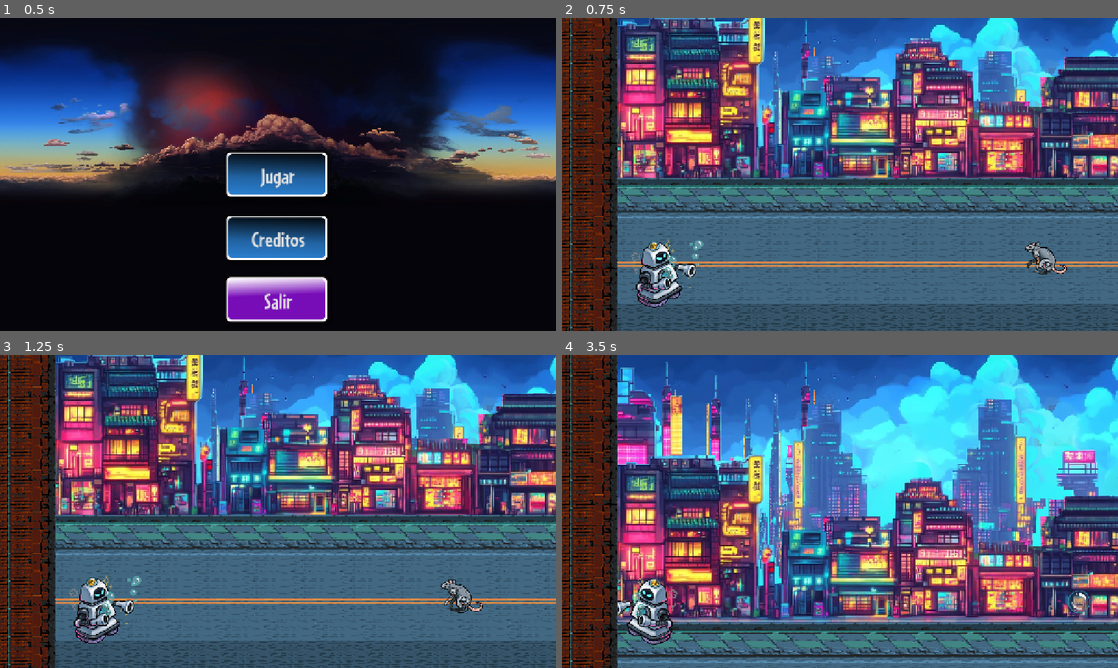
Above: before the commit, frames 1-4 (two rows, left to right).
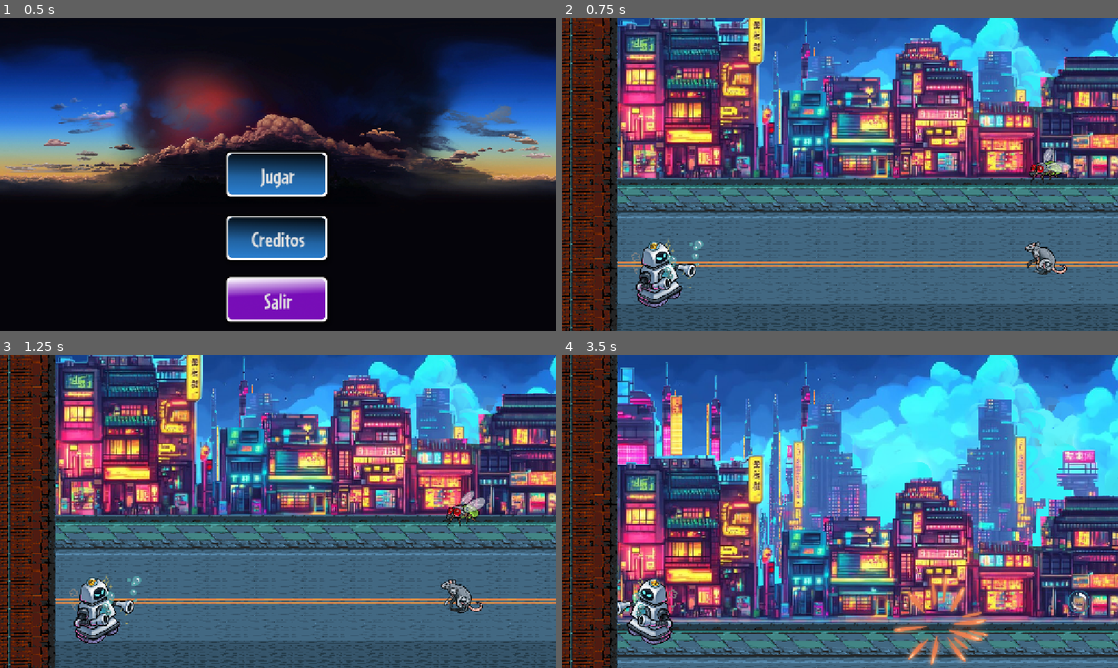
Above: after the commit, the same moments.

Repository: asdrome/bubbletron
Game: Godot game, scene res://Escenas/main.tscn
The game is run twice, just before and just after one commit, with the same random seed, the same clock (stepped at 60 frames per second) and the same inputs.
Inputs (mouse positions are in pixels of both pictures, inside the frame that each line leads up to):
- Up to frame 1 (0.5 s): no input
- Up to frame 2 (0.75 s): click "Jugar" at 0.5 s
- Up to frame 3 (1.25 s): no input
- Up to frame 4 (3.5 s): move the mouse to (812, 574) at 1.27 s; press the mouse at (812, 574) at 1.28 s; hold W (up) 1.28-2.78 s; move the mouse to (1006, 558) at 2.02 s; release the mouse at (1006, 558) at 2.03 s; tap Shift (spin) at 2.1 s; move the mouse to (673, 464) at 2.77 s; press the mouse at (673, 464) at 2.78 s; hold A (left) from 2.78 s (still down)

Frame 1 is identical in both runs. In frame 2, 0.4% of the frame differs, in the area x 84-92%, y 41-53%; in frame 3, 0.4%; in frame 4, 1.5%, in the area x 59-77%, y 70-100%.

Commit message:
Agregado mosca con animación
Se agrego animación de vuelo y destrucción de la mosca.

Diff:
--- a/Escenas/Escenarios/Dia.tscn
+++ b/Escenas/Escenarios/Dia.tscn
@@ -7,6 +7,7 @@
 [ext_resource type="Texture2D" uid="uid://extycocu65f8" path="res://Assets/Escenarios/Background_02.png" id="5_4rv1k"]
 [ext_resource type="Texture2D" uid="uid://c2dnbiqj1726k" path="res://Assets/Escenarios/tileset.png" id="6_4rv1k"]
 [ext_resource type="PackedScene" uid="uid://1n23g0d8jcth" path="res://Escenas/Personajes/rata.tscn" id="8_ewmbd"]
+[ext_resource type="PackedScene" uid="uid://blkskmetukdso" path="res://Escenas/Personajes/mosca.tscn" id="8_f6863"]
 
 [sub_resource type="TileSetAtlasSource" id="TileSetAtlasSource_4u4cl"]
 resource_name = "Calle"
@@ -625,4 +626,7 @@
 [node name="CollisionShape2D" type="CollisionShape2D" parent="CanvasGroup/LeftBound"]
 shape = SubResource("WorldBoundaryShape2D_4u4cl")
 
+[node name="Mosca" parent="." instance=ExtResource("8_f6863")]
+position = Vector2(1015, 176)
+
 [connection signal="has_died" from="BubbleBot" to="." method="_on_bubble_bot_has_died"]
--- a/Escenas/Personajes/mosca.gd
+++ b/Escenas/Personajes/mosca.gd
@@ -1,6 +1,6 @@
-extends Area2D
+extends CharacterBody2D
 
-@export var speed = 200
+@export var speed = 100
 @export var movement_vector : Vector2 = Vector2.LEFT
 
 @onready var sprite : Sprite2D
@@ -10,17 +10,30 @@
 
 func _ready() -> void:
 	sprite = $Sprite2D
-	animation_player.play("Attack")
+	animation_player.play("fly")
 
-func _process(delta: float) -> void:
-	translate(movement_vector * speed * delta)
-	position.y += sin(position.x * delta) * 4
+func _process(_delta: float) -> void:
+	var players = get_tree().get_nodes_in_group("Jugador")
+	if !players.is_empty():
+		var player = players[0]
+		var distance = player.global_position - global_position
+		var direction = distance.normalized()
+		if direction.x < 0:
+			sprite.flip_h = false
+		else:
+			sprite.flip_h = true
+		velocity = direction * speed
 
-func _on_animation_player_animation_finished(_anim_name: StringName) -> void:
-	animation_player.play("Attack")
+	move_and_slide()
+
+func _on_animation_player_animation_finished(anim_name: StringName) -> void:
+	if anim_name == "Death":
+		queue_free()
+	else:
+		animation_player.play("fly")
 
 
-func _on_area_entered(area: Area2D) -> void:
+func _on_area_2d_area_entered(area: Area2D) -> void:
 	if area.is_in_group("burbuja"):
 		var explosion = EXPLOSION.instantiate()
 		explosion.global_position = global_position
--- a/Escenas/Personajes/mosca.tscn
+++ b/Escenas/Personajes/mosca.tscn
@@ -1,30 +1,27 @@
-[gd_scene load_steps=7 format=3 uid="uid://blkskmetukdso"]
+[gd_scene load_steps=9 format=3 uid="uid://blkskmetukdso"]
 
-[ext_resource type="Script" path="res://Escenas/Personajes/mosca.gd" id="1_nkqhe"]
-[ext_resource type="Texture2D" uid="uid://ctx1xoabe0jcm" path="res://Assets/Personajes/Mosca.png" id="2_hdag3"]
+[ext_resource type="Script" uid="uid://cqfri8kjf2a4o" path="res://Escenas/Personajes/mosca.gd" id="1_nkqhe"]
+[ext_resource type="Texture2D" uid="uid://dvu6ql1c77tla" path="res://Assets/Personajes/Ilustración2 (3).png" id="2_nkqhe"]
 
 [sub_resource type="CircleShape2D" id="CircleShape2D_8kveb"]
-radius = 40.7922
+radius = 33.2415
 
-[sub_resource type="Animation" id="Animation_jcg11"]
+[sub_resource type="Animation" id="Animation_hdag3"]
 resource_name = "Attack"
-length = 1.00003
-loop_mode = 1
-step = 0.25
 tracks/0/type = "value"
 tracks/0/imported = false
 tracks/0/enabled = true
 tracks/0/path = NodePath("Sprite2D:frame")
-tracks/0/interp = 2
+tracks/0/interp = 1
 tracks/0/loop_wrap = true
 tracks/0/keys = {
-"times": PackedFloat32Array(0, 0.25, 0.5, 0.75),
-"transitions": PackedFloat32Array(1, 1, 1, 1),
+"times": PackedFloat32Array(0, 0.166667),
+"transitions": PackedFloat32Array(1, 1),
 "update": 1,
-"values": [0, 15, 12, 0]
+"values": [14, 15]
 }
 
-[sub_resource type="Animation" id="Animation_fv6do"]
+[sub_resource type="Animation" id="Animation_8kveb"]
 length = 0.001
 tracks/0/type = "value"
 tracks/0/imported = false
@@ -36,30 +33,57 @@
 "times": PackedFloat32Array(0),
 "transitions": PackedFloat32Array(1),
 "update": 1,
-"values": [0]
+"values": [12]
 }
 
-[sub_resource type="AnimationLibrary" id="AnimationLibrary_nkqhe"]
-_data = {
-&"Attack": SubResource("Animation_jcg11"),
-&"RESET": SubResource("Animation_fv6do")
+[sub_resource type="Animation" id="Animation_fv6do"]
+resource_name = "fly"
+loop_mode = 1
+tracks/0/type = "value"
+tracks/0/imported = false
+tracks/0/enabled = true
+tracks/0/path = NodePath("Sprite2D:frame")
+tracks/0/interp = 2
+tracks/0/loop_wrap = true
+tracks/0/keys = {
+"times": PackedFloat32Array(0, 0.166667, 0.333333, 0.5, 0.666667, 0.833333),
+"transitions": PackedFloat32Array(1, 1, 1, 1, 1, 1),
+"update": 1,
+"values": [12, 13, 12, 13, 12, 13]
 }
 
-[node name="Mosca" type="Area2D"]
+[sub_resource type="AnimationLibrary" id="AnimationLibrary_4bvn6"]
+_data = {
+&"Attack": SubResource("Animation_hdag3"),
+&"RESET": SubResource("Animation_8kveb"),
+&"fly": SubResource("Animation_fv6do")
+}
+
+[sub_resource type="CircleShape2D" id="CircleShape2D_hb735"]
+radius = 32.5576
+
+[node name="Mosca" type="CharacterBody2D"]
 script = ExtResource("1_nkqhe")
 
 [node name="Sprite2D" type="Sprite2D" parent="."]
-texture = ExtResource("2_hdag3")
-hframes = 4
-vframes = 4
+texture_filter = 1
+texture = ExtResource("2_nkqhe")
+hframes = 6
+vframes = 6
+frame = 12
 
 [node name="CollisionShape2D" type="CollisionShape2D" parent="."]
 shape = SubResource("CircleShape2D_8kveb")
 
 [node name="AnimationPlayer" type="AnimationPlayer" parent="."]
 libraries = {
-&"": SubResource("AnimationLibrary_nkqhe")
+&"": SubResource("AnimationLibrary_4bvn6")
 }
+autoplay = "fly"
 
-[connection signal="area_entered" from="." to="." method="_on_area_entered"]
-[connection signal="animation_finished" from="AnimationPlayer" to="." method="_on_animation_player_animation_finished"]
+[node name="Area2D" type="Area2D" parent="."]
+
+[node name="CollisionShape2D" type="CollisionShape2D" parent="Area2D"]
+shape = SubResource("CircleShape2D_hb735")
+
+[connection signal="area_entered" from="Area2D" to="." method="_on_area_2d_area_entered"]
--- a/Escenas/Personajes/rata.gd
+++ b/Escenas/Personajes/rata.gd
@@ -26,9 +26,6 @@
 	move_and_slide()
 
 
-
-
-
 func _on_animation_player_animation_finished(anim_name: StringName) -> void:
 	if anim_name == "Death":
 		queue_free()
Binary file added: Assets/Personajes/Ilustración2 (3).png
Not shown, added: Assets/Personajes/Ilustración2 (3).png.import
Binary file added: Assets/Personajes/Ilustración2 (4).png
Not shown, added: Assets/Personajes/Ilustración2 (4).png.import
Not shown: 1 places in Escenas/Escenarios/Dia.tscn that only renumber resources
